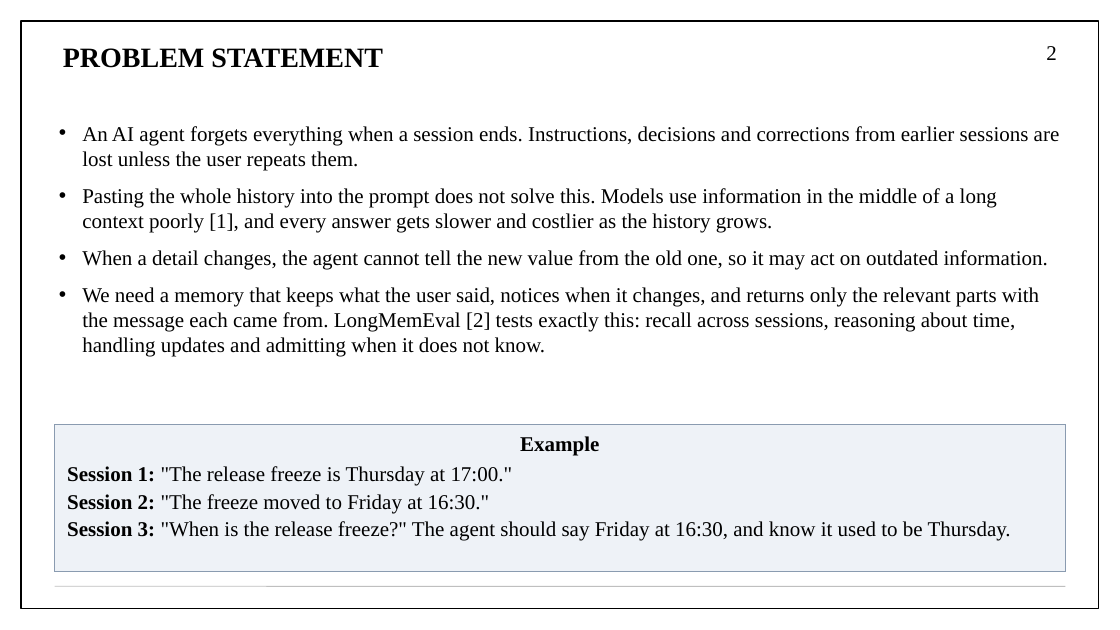
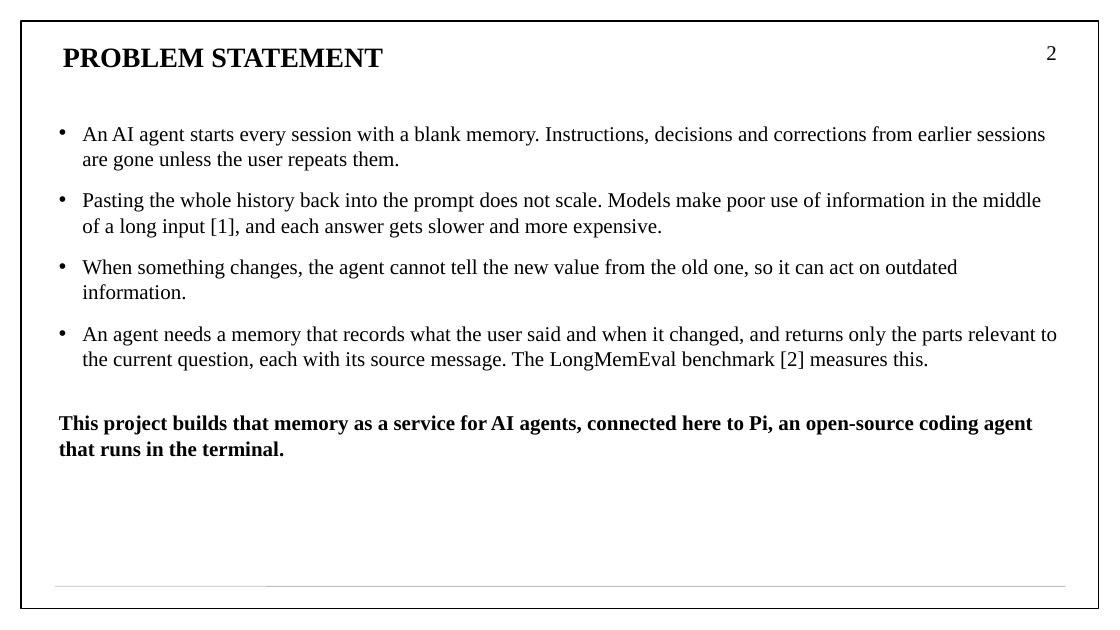
Before and after one commit to aryaniyaps/sdp-2026, a slide deck: slide 2 of P1_R2_13.pptx. Drawn at 1120x630 pixels with LibreOffice and Linux fonts; fonts in the diff are those of the drawing. Boxes give left, top, right and bottom in pixels: in the first picture for what was removed or moved away, otherwise in the second. Text is boxed around its words. In the diff, an @@ line names an element or a change of style, - is before the commit and + after.

Commit message:
Add a walkthrough and key terms to the review deck
The problem statement drops its example. A key-terms slide and the Maya
walkthrough now sit beside the architecture, the gaps are numbered and
the objectives point back to them, and each module and algorithm slide
links to the next. The results end with what is still missing, and a
short conclusion closes the deck. The text was rewritten after a
cold read for terms used before they were explained.

```diff
--- a/P1_R2_13.pptx
+++ b/P1_R2_13.pptx
@@ text at bbox=[82, 126, 1057, 371]: text changed @@
-• An AI agent forgets everything when a session ends. Instructions, decisions and corrections from earlier sessions are lost unless the user repeats them.
-• Pasting the whole history into the prompt does not solve this. Models use information in the middle of a long context poorly [1], and every answer gets slower and costlier as the history grows.
-• When a detail changes, the agent cannot tell the new value from the old one, so it may act on outdated information.
-• We need a memory that keeps what the user said, notices when it changes, and returns only the relevant parts with the message each came from. LongMemEval [2] tests exactly this: recall across sessions, reasoning about time, handling updates and admitting when it does not know.
+• An AI agent starts every session with a blank memory. Instructions, decisions and corrections from earlier sessions are gone unless the user repeats them.
+• Pasting the whole history back into the prompt does not scale. Models make poor use of information in the middle of a long input [1], and each answer gets slower and more expensive.
+• When something changes, the agent cannot tell the new value from the old one, so it can act on outdated information.
+• An agent needs a memory that records what the user said and when it changed, and returns only the parts relevant to the current question, each with its source message. The LongMemEval benchmark [2] measures this.
@@ text added at bbox=[59, 415, 1033, 457], 18 pt, text #000000, bold @@
+This project builds that memory as a service for AI agents, connected here to Pi, an open-source coding agent that runs in the terminal.
@@ rectangle removed at bbox=[55, 424, 1065, 571] @@
-Example
-Session 1: "The release freeze is Thursday at 17:00."
-Session 2: "The freeze moved to Friday at 16:30."
-Session 3: "When is the release freeze?" The agent should say Friday at 16:30, and know it used to be Thursday.
```
Also in this commit, not shown: 23 other slides changed, 4 slides added, 1 slide removed, 1 other file.
